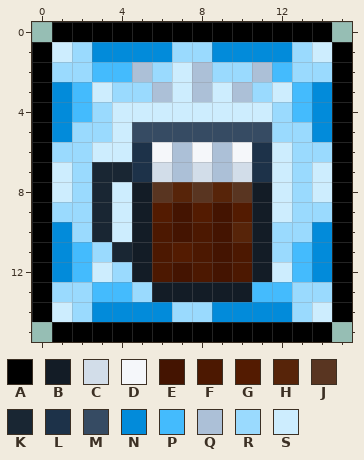
File history of a pixel-art sprite, CookieMod/Buffs/WarmCozy.png. The picture above is the old version.
The file is 32x32 pixels, drawn in blocks of 2x2; one block is one cell here.
Palette (. is transparent): A #000000  B #131c26  C #d2dde9  D #f5f7fa  E #441401  F #4c1801  G #531b01  H #572409  J #593521  K #192633  L #1d3249  M #364b63  N #028bda  P #44bbfd  Q #acc0d7  R #9adafe  S #cdedfe
After:
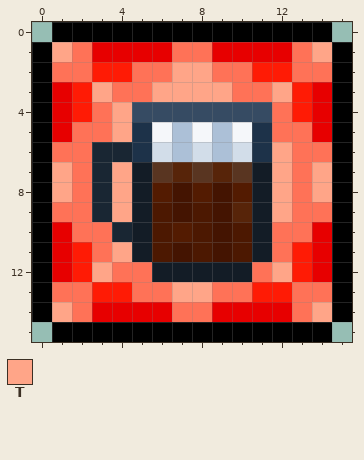
Colours new in this view: T #ffa588
Changes in this commit:
colour N: #028bda -> #e70000
colour P: #44bbfd -> #ff1b05
colour R: #9adafe -> #ff7257
Changed rows in their new state; - is a pixel that keeps its letter.
first column x 1:
 1 T------------T
 2 ----R-TT--P---
 3 --T--TTTTR-T--
 4 ---TMMMMMMM---
 5 ---TLDQDQDL---
 6 --KK-C-C-C-T--
 7 T--TBJHJHJBT-T
 8 T--T-GEGEG-T-T
 9 ---T-F-F-H-T--
10 --RK--G--F----
11 ---T--E-------
12 --T-RBBBBBRT--
13 -----RTTRR----
14 T------------T
Where, in picture pixels (left, top, right, bottom), the same in both pictures:
changed: (52, 42, 332, 322)
